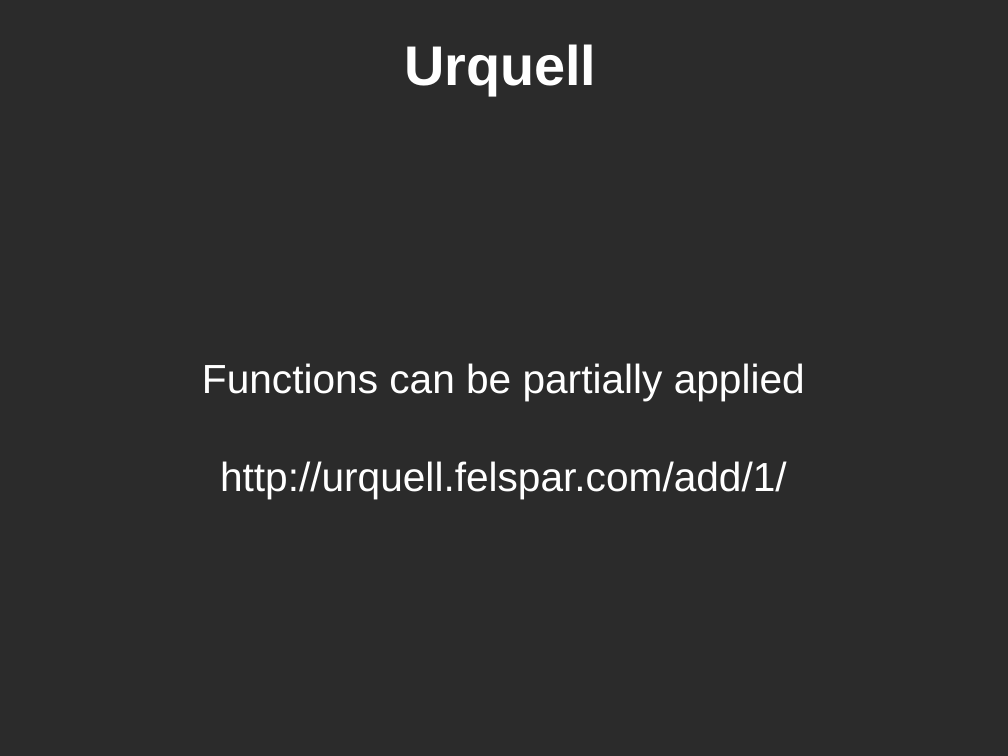
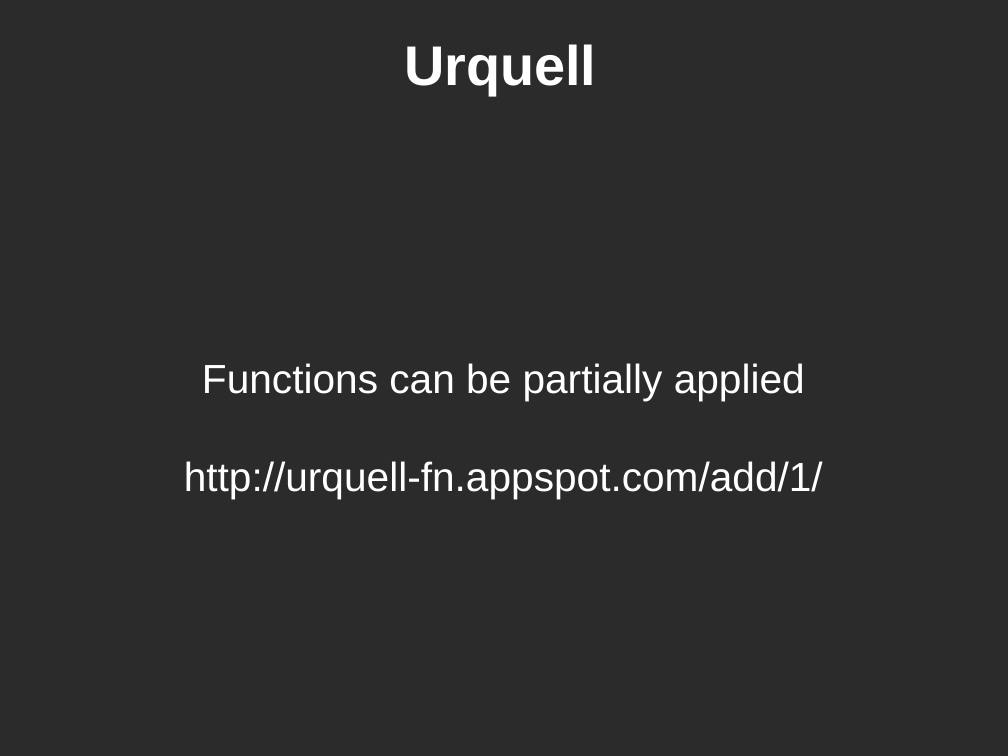
Before and after one commit to KayEss/urquell, a slide deck: slide 4 of Documentation/Introduction to Urquell.odp (slide 6 before the commit). Drawn at 1008x756 pixels with LibreOffice and Linux fonts; fonts in the diff are those of the drawing; background and template pictures are left out; a plain dark background stands for a picture behind light text. Boxes give left, top, right and bottom in pixels: in the first picture for what was removed or moved away, otherwise in the second. Text is boxed around its words. In the diff, an @@ line names an element or a change of style, - is before the commit and + after.

Commit message:
Updated the slides to reflect what Urquell can actually do right now.

```diff
--- a/Documentation/Introduction to Urquell.odp
+++ b/Documentation/Introduction to Urquell.odp
@@ subtitle at <box>184,461,823,499</box>: text changed @@
-http://urquell.felspar.com/add/1/
+http://urquell-fn.appspot.com/add/1/
```
Also in this commit, not shown: 4 other slides changed, 6 slides removed.
